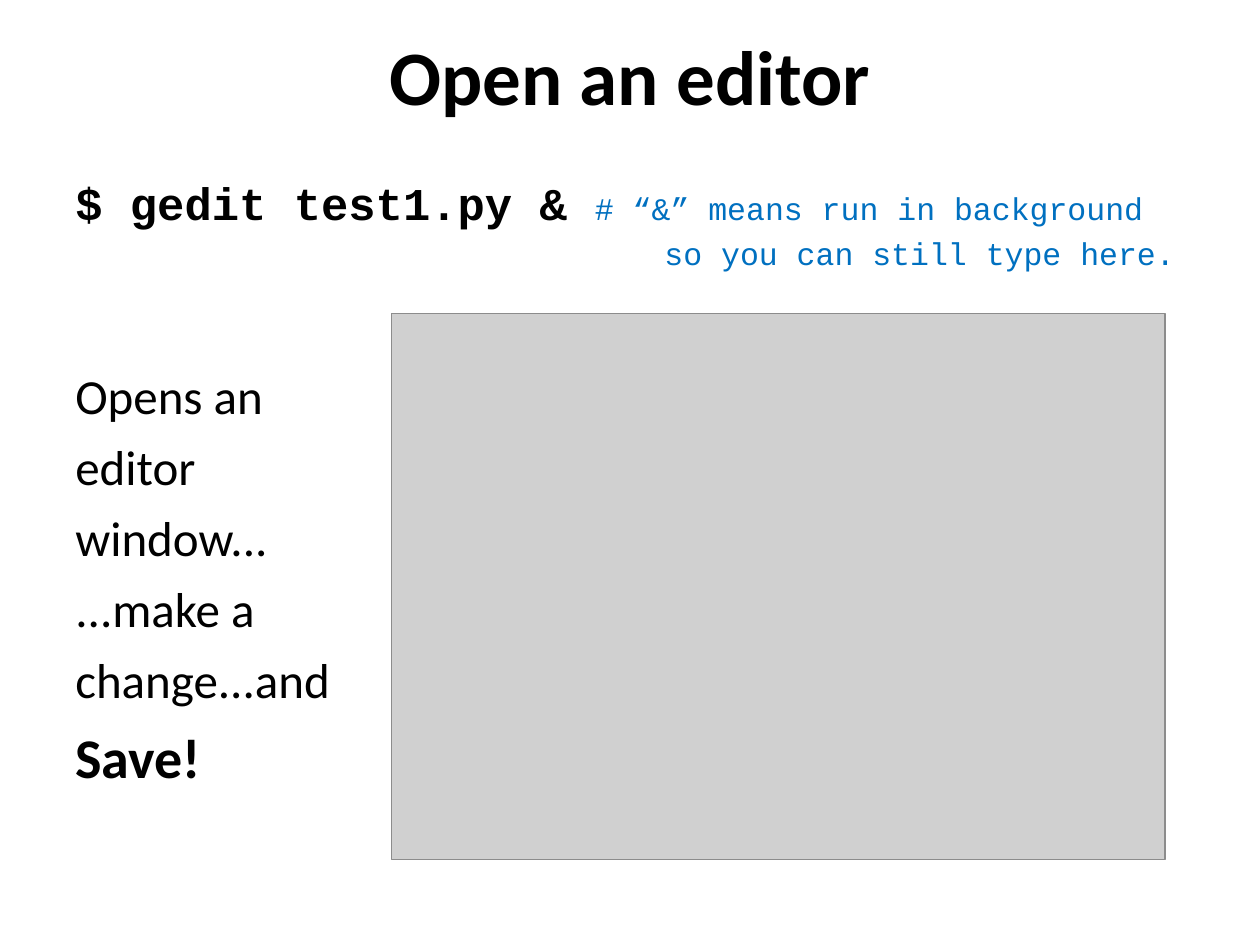
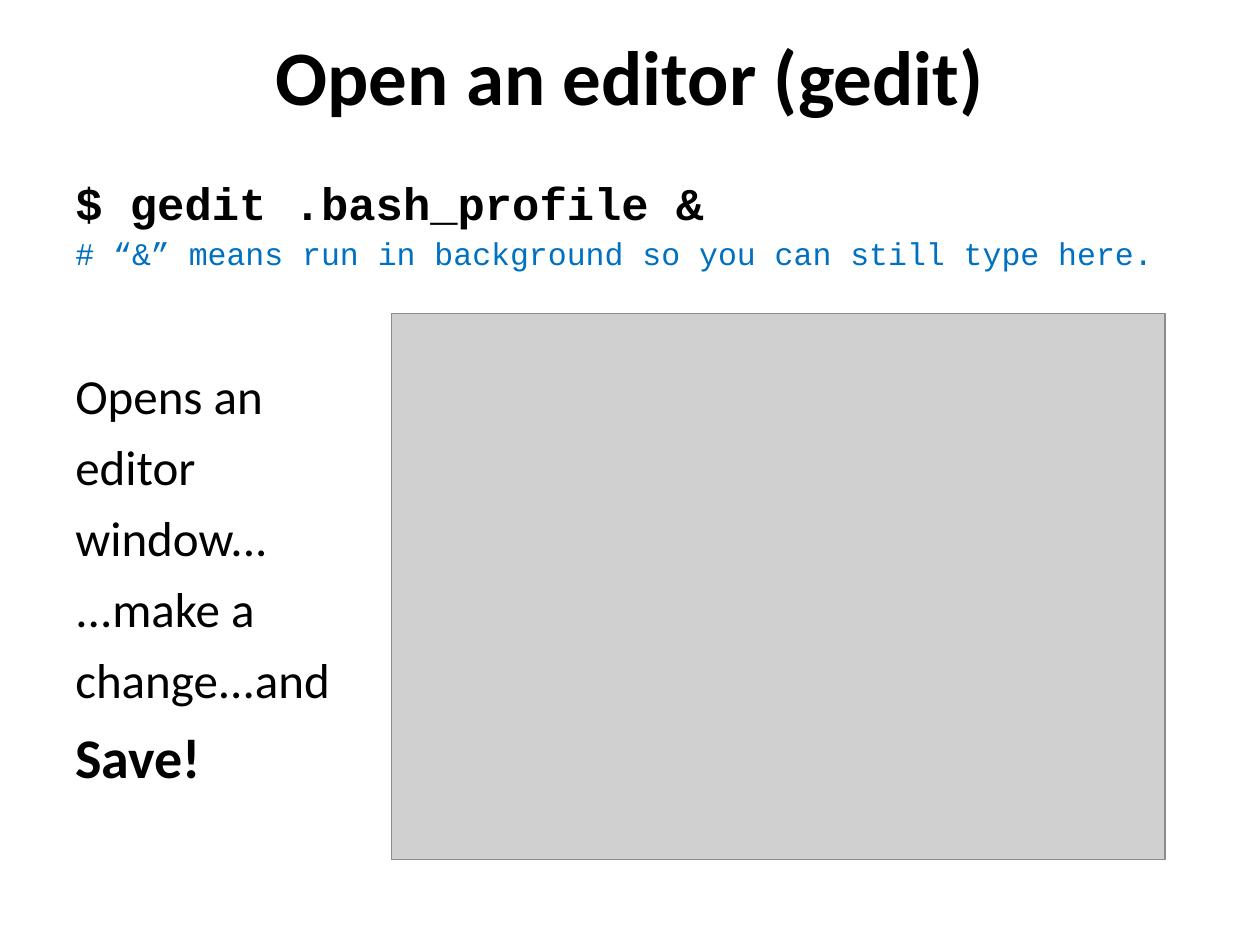
Before and after one commit to ncasuk/ncas-isc, a slide deck: slide 4 of python/presentations/learning_python/04_save-as-script.ppt (slide 2 before the commit). Drawn at 1260x945 pixels with LibreOffice and Linux fonts; fonts in the diff are those of the drawing; grey boxes stand for pictures; background and template pictures are left out. Boxes give left, top, right and bottom in pixels: in the first picture for what was removed or moved away, otherwise in the second. Text is boxed around its words. In the diff, an @@ line names an element or a change of style, - is before the commit and + after.

```diff
--- a/python/presentations/learning_python/04_save-as-script.ppt
+++ b/python/presentations/learning_python/04_save-as-script.ppt
@@ title at [275,48,983,118]: text changed @@
-Open an editor
+Open an editor (gedit)
@@ text at [130,187,1152,272]: text changed @@
-$ gedit test1.py & # “&” means run in background
-so you can still type here.
+$ gedit .bash_profile &
+# “&” means run in background so you can still type here.
```
Also in this commit, not shown: 1 slide added, 12 other files.
